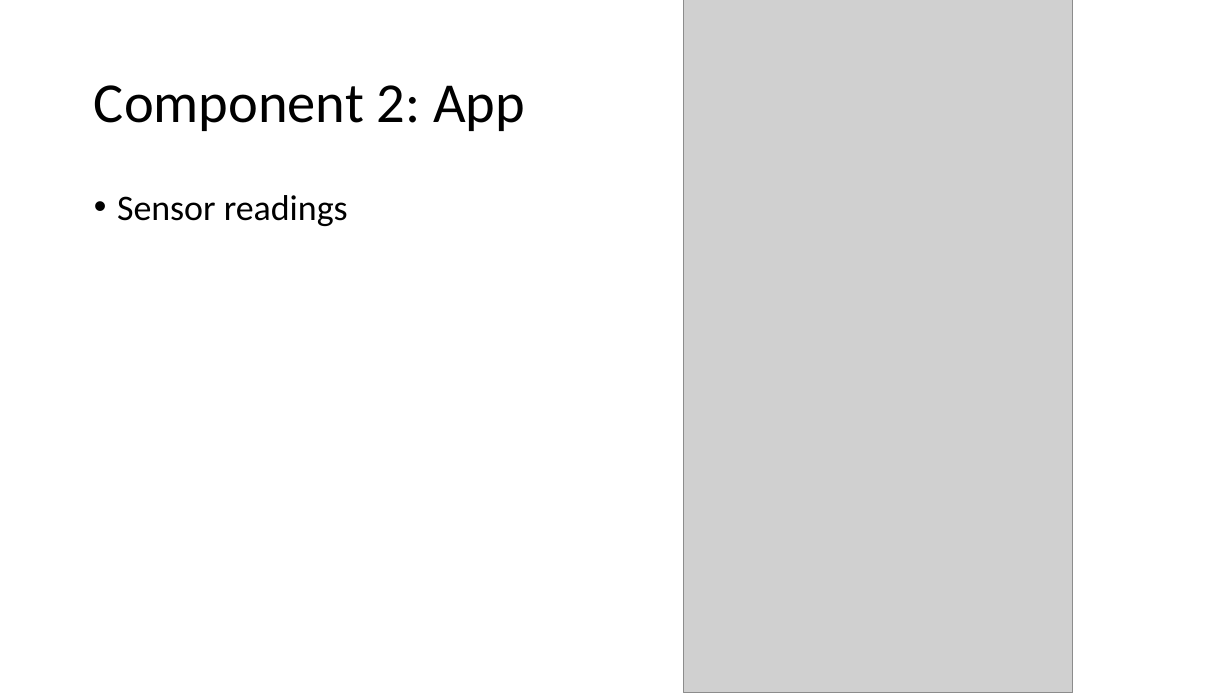
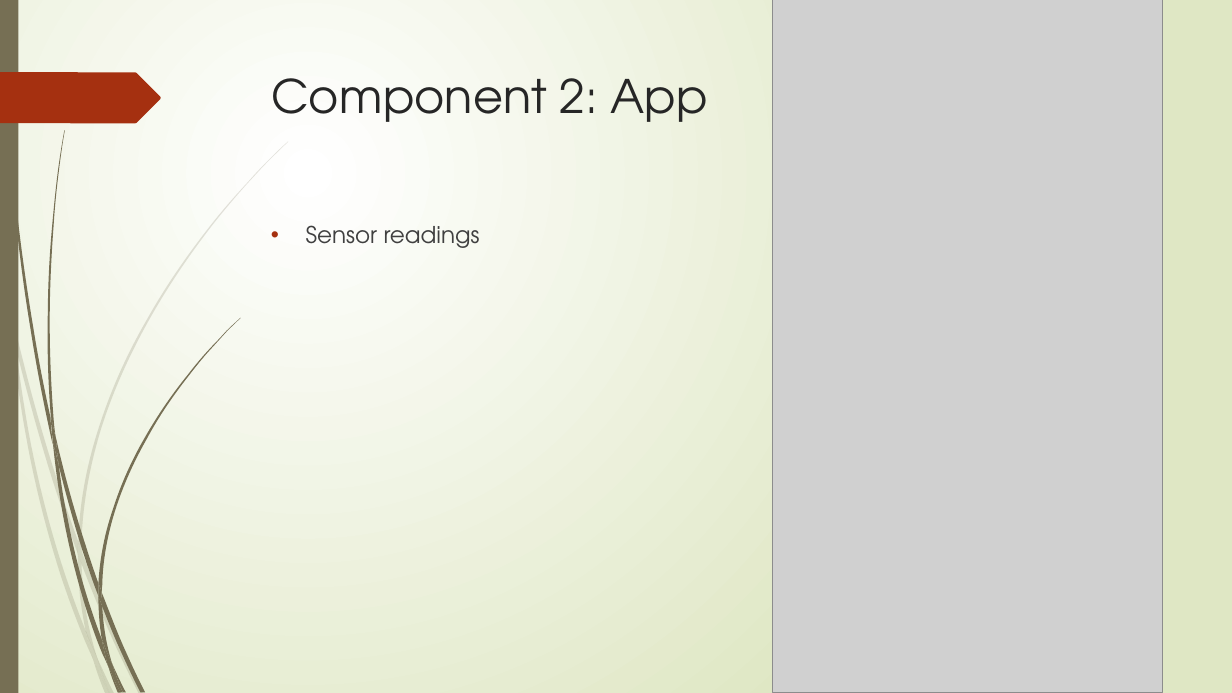
Before and after one commit to jdkirklanduwyo/SeniorDesignGroup2, a slide deck: slide 7 of Documents/Presentation.pptx (slide 5 before the commit). Drawn at 1232x693 pixels with LibreOffice and Linux fonts; fonts in the diff are those of the drawing; grey boxes stand for pictures. Boxes give left, top, right and bottom in pixels: in the first picture for what was removed or moved away, otherwise in the second. Text is boxed around its words. In the diff, an @@ line names an element or a change of style, - is before the commit and + after.

```diff
--- a/Documents/Presentation.pptx
+++ b/Documents/Presentation.pptx
@@ background #FFFFFF to gradient #FFFFFF to #DFE8C4 @@
@@ rectangle added at (0,0,18,693), fill #766F54 @@
@@ picture: place and size @@
-picture at (683,0,1073,693)
+picture at (773,0,1163,693)
@@ freeform shape added at (0,72,161,123), fill #A53010 @@
@@ title "Component 2: App": place and size @@
-title "Component 2: App" at (94,85,525,131)
+title "Component 2: App" at (271,78,708,122)
@@ title "Component 2: App" at (271,78,708,122): size 44 to 36 pt, font Calibri to TeX Gyre Adventor, text colour #000000 to #262626; line spacing 0.9 to 1; vertical alignment middle to top @@
@@ text "Sensor readings": place and size @@
-text "Sensor readings" at (117,195,348,226)
+text "Sensor readings" at (306,225,480,248)
@@ text "Sensor readings" at (306,225,480,248): size 28 to 18 pt, font Calibri to TeX Gyre Adventor, text colour #000000 to #404040; indent changed; line spacing 0.9 to 1 @@
@@ group added at (0,141,288,693): 10 freeform shapes @@
@@ group added at (3,0,240,693): 12 freeform shapes @@
```
Also in this commit, not shown: 13 other slides changed, 3 slides added.
